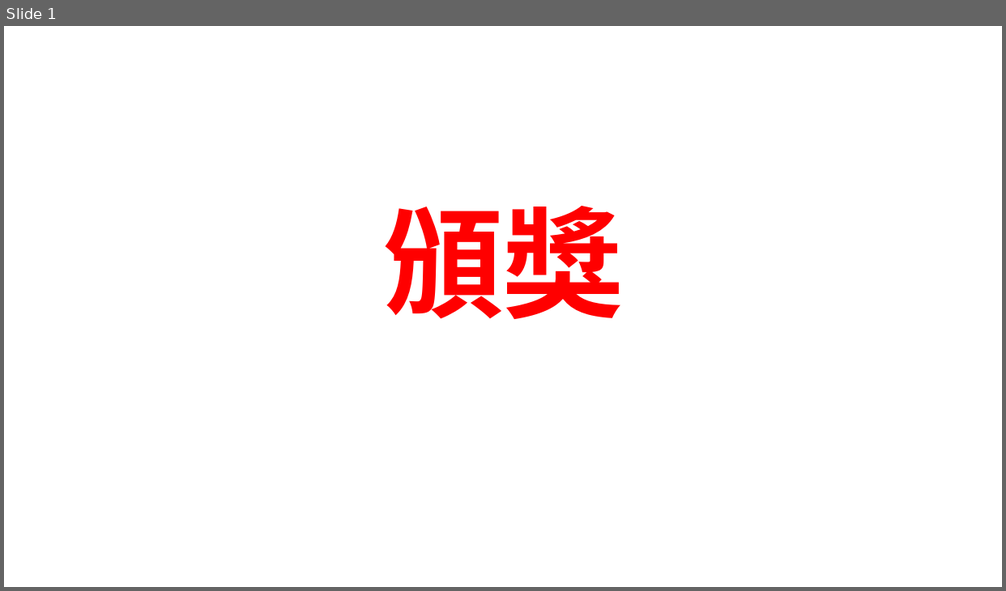
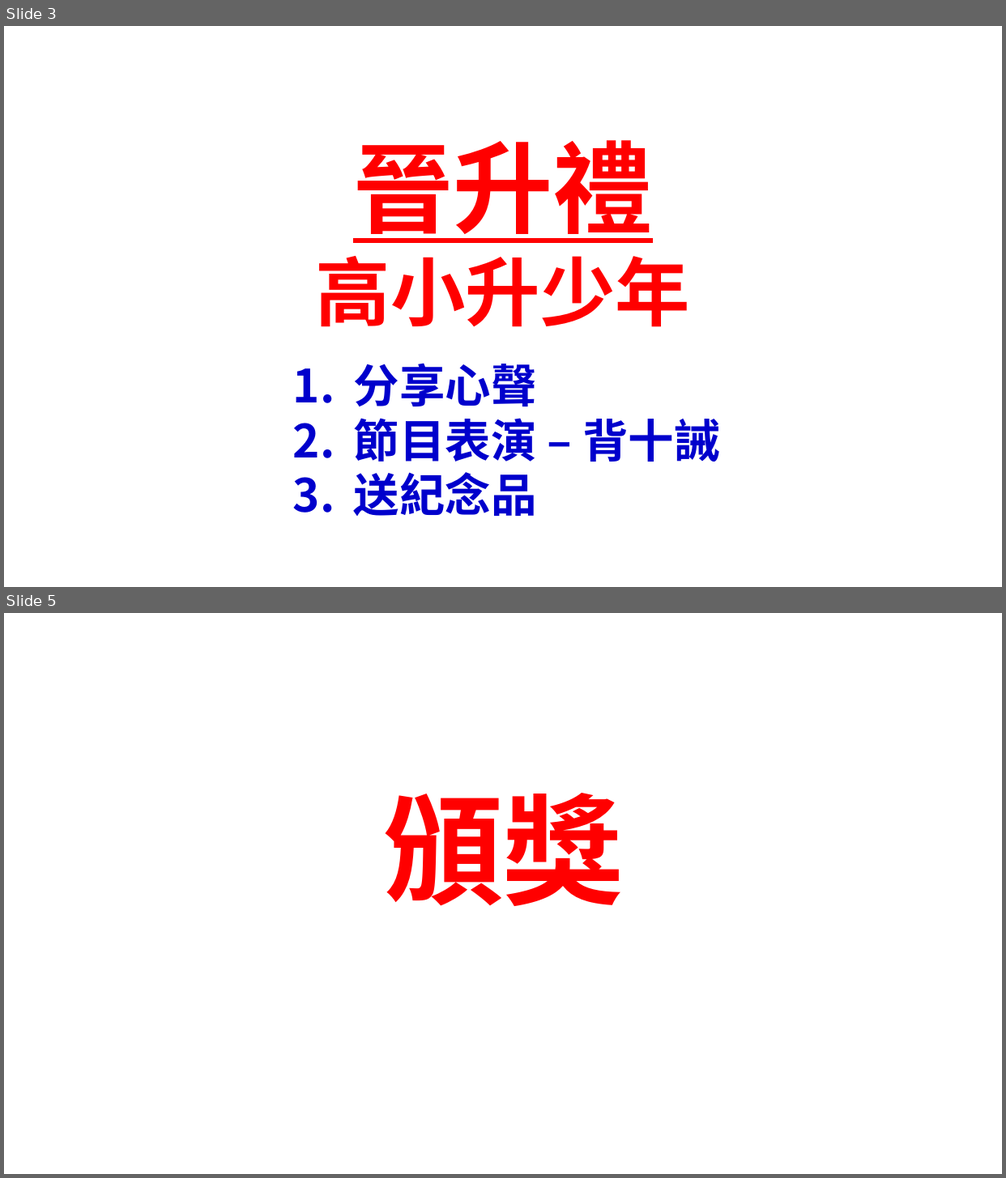
Before and after one commit to batisuoc/bible-school, a slide deck: 2022年主日學結業禮頒獎.pptx. Shown one above the other, each under a label of ours: slide 1 before the commit, slides 3 and 5 after it; the slides between them are not shown. The pictures are 1006x591 and 1006x1178 pixels, drawn with LibreOffice and Linux fonts; fonts in the diff are those of the drawing; background and template pictures are left out. Boxes give left, top, right and bottom in pixels: in the first picture for what was removed or moved away, otherwise in the second. Text is boxed around its words. In the diff, an @@ line names an element or a change of style, - is before the commit and + after.

```diff
--- a/2022年主日學結業禮頒獎.pptx
+++ b/2022年主日學結業禮頒獎.pptx
@@ slide 3 added at [4,26,1002,587], background picture (left out) @@
@@ title added at [316,140,690,327], 72 pt, text #FF0000, bold @@
+晉升禮
+高小升少年
@@ text added at [354,363,719,516], 44 pt, text #0000CC, bold @@
+1. 分享心聲
+2. 節目表演 – 背十誡
+3. 送紀念品
@@ what was slide 1 is now slide 5 @@
```
Also in this commit, not shown: 4 slides changed, 8 other slides added.
